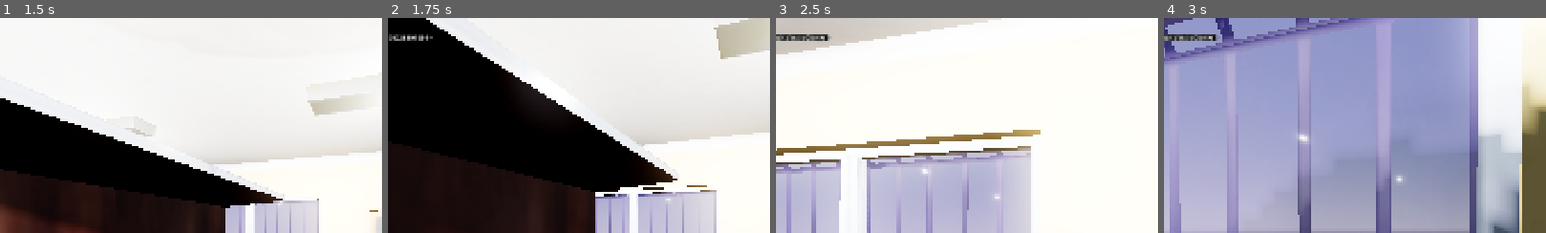
Above: before the commit, frames 1-4 (left to right).
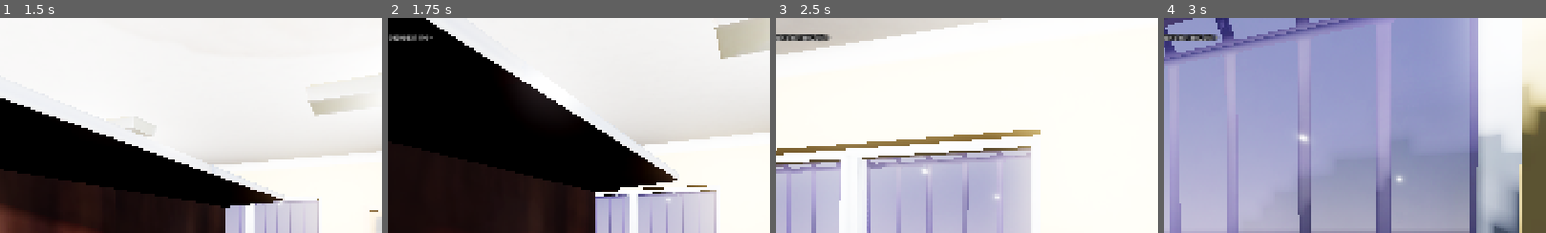
Above: after the commit, the same moments.

Repository: takanazwa5/ProjektMonopolowy
Game: Godot game, scene res://scenes/game/game.tscn
Same seed, same stepped clock (60 frames per second), same inputs: the game is played once before the commit and once after it.
Inputs (mouse positions are % of the whole screen's width and height, from its top left):
- Up to frame 1 (1.5 s): tap Enter at 0.5 s; move the mouse to (55, 50) at 0.52 s; hold E (interact) 0.53-1.28 s; hold W (walk_forward) from 0.53 s (still down); click (55, 50) at 0.67 s; move the mouse to (45, 50) at 1.27 s; tap Ctrl (crouch) at 1.35 s
- Up to frame 2 (1.75 s): keep holding W (walk_forward); tap E (interact) at 1.55 s
- Up to frame 3 (2.5 s): keep holding W (walk_forward); move the mouse to (52, 48) at 2.02 s; hold G (drop_item) from 2.03 s (still down); tap E (interact) at 2.3 s
- Up to frame 4 (3 s): keep holding W (walk_forward); move the mouse to (49, 52) at 2.77 s; release G (drop_item) at 2.78 s; tap E (interact) at 2.85 s; click (49, 52) at 2.92 s
The pictures show only the part of the screen within x 14-64%, y 0-50%; the shares and areas given below are measured in that part.

Frame 1 is identical in both runs. In frame 2, 0.1% of the frame differs, in the area x 2-11%, y 8-11%; in frame 3, 0.2%, in the area x 4-14%, y 7-11%; in frame 4, 0.2%.

Commit message:
Add references to npcs in tree at runtime to dialogue script

Diff:
--- a/features/dialogue/dialogue.gd
+++ b/features/dialogue/dialogue.gd
@@ -10,11 +10,18 @@
 
 @onready var text: Label = %Text
 @onready var answers_container: VBoxContainer = %AnswersContainer
+@onready var npcs: Node = %NPCs
 
 
 func _init() -> void:
 
 	Global.dialogue = self
+
+
+func _ready() -> void:
+
+	npcs.child_entered_tree.connect(_on_npc_entered_tree)
+	npcs.child_exiting_tree.connect(_on_npc_exiting_tree)
 
 
 func start_dialogue(line_id: String) -> void:
@@ -69,3 +76,18 @@
 
 	if next.is_empty(): _end_dialogue()
 	else: start_dialogue(next)
+
+
+func _on_npc_entered_tree(npc: NPC) -> void:
+
+	npc.interaction.connect(_on_npc_interaction)
+
+
+func _on_npc_exiting_tree(npc: NPC) -> void:
+
+	npc.interaction.disconnect(_on_npc_interaction)
+
+
+func _on_npc_interaction() -> void:
+
+	start_dialogue("npc_basia_001") # TODO: For now.
--- a/features/npc/shared/npc.gd
+++ b/features/npc/shared/npc.gd
@@ -1,4 +1,7 @@
 class_name NPC extends CharacterBody3D
+
+
+signal interaction
 
 
 const ROTATION_SPEED: float = 10.0
@@ -52,7 +55,7 @@
 func interact(event: InputEvent) -> void:
 
 	if not event.is_action_pressed(&"interact"): return
-	Global.dialogue.start_dialogue("npc_basia_001") # CRITICAL: DO WYJEBANIA ASAP
+	interaction.emit()
 
 
 func navigate_to_node(node: Node3D) -> void:
--- a/scenes/game/game.gd
+++ b/scenes/game/game.gd
@@ -5,6 +5,7 @@
 @onready var level: Level = %Level
 @onready var player: Player = %Player
 @onready var loose_items: Node = %LooseItems
+@onready var npcs: Node = %NPCs
 
 
 func _ready() -> void:
@@ -31,7 +32,7 @@
 
 	var basia_scene: PackedScene = load("uid://civlo6dh6d0kf")
 	var basia: NPC = basia_scene.instantiate()
-	add_child(basia)
+	npcs.add_child(basia)
 	basia.position = Vector3(-1.48, 0.125, 3.42)
 	basia.rotation_degrees = Vector3(0.0, -180.0, 0.0)
 
--- a/scenes/game/game.tscn
+++ b/scenes/game/game.tscn
@@ -23,3 +23,6 @@
 unique_name_in_owner = true
 
 [node name="Dialogue" parent="." instance=ExtResource("5_lfrn8")]
+
+[node name="NPCs" type="Node" parent="."]
+unique_name_in_owner = true
